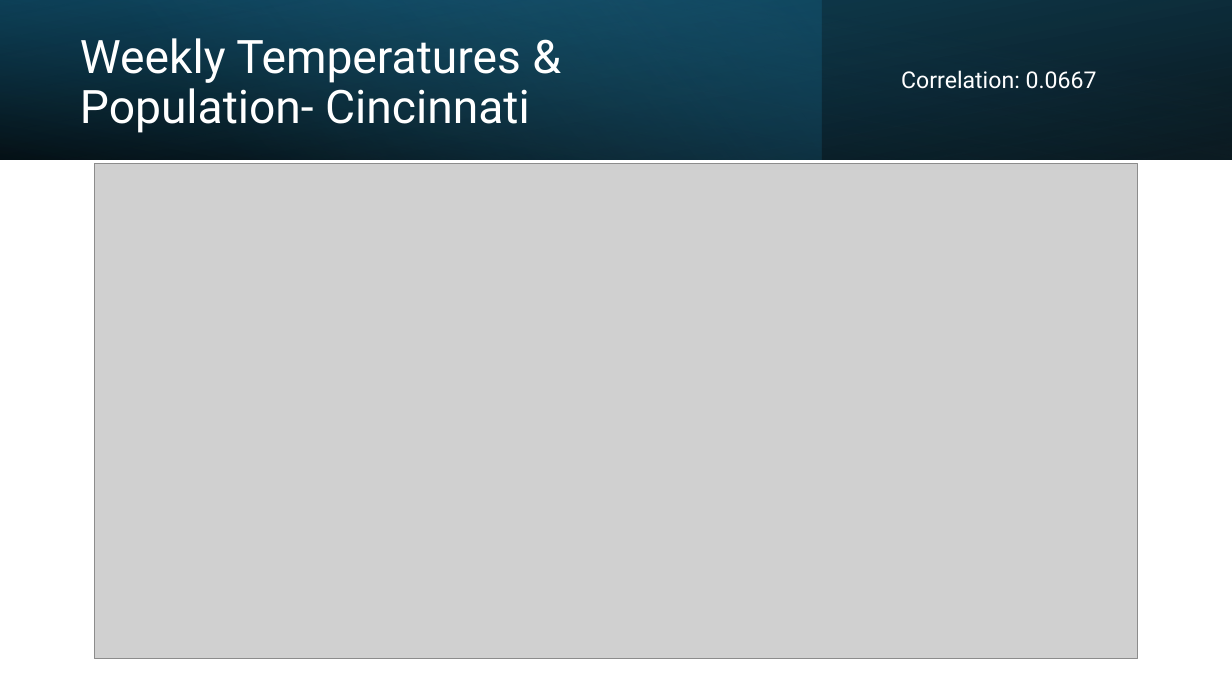
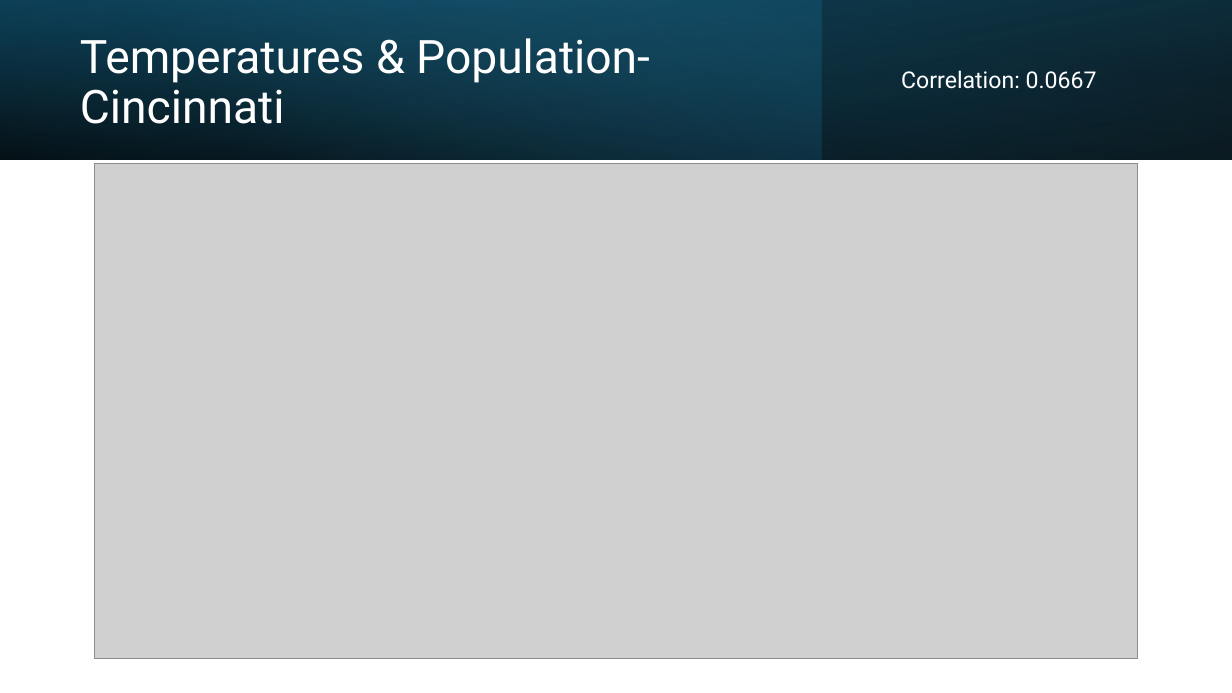
Before and after one commit to brian-campbell/ai-bootcamp-project-1, a slide deck: slide 11 of Project-1-Presentation.pptx. Drawn at 1232x693 pixels with LibreOffice and Linux fonts; fonts in the diff are those of the drawing; grey boxes stand for pictures. Boxes give left, top, right and bottom in pixels: in the first picture for what was removed or moved away, otherwise in the second. Text is boxed around its words. In the diff, an @@ line names an element or a change of style, - is before the commit and + after.

Commit message:
fixed title on slides 10-11

```diff
--- a/Project-1-Presentation.pptx
+++ b/Project-1-Presentation.pptx
@@ title at [80, 38, 650, 124]: text changed @@
-Weekly Temperatures & Population- Cincinnati
+Temperatures & Population- Cincinnati
```
Also in this commit, not shown: 1 other slide changed.
